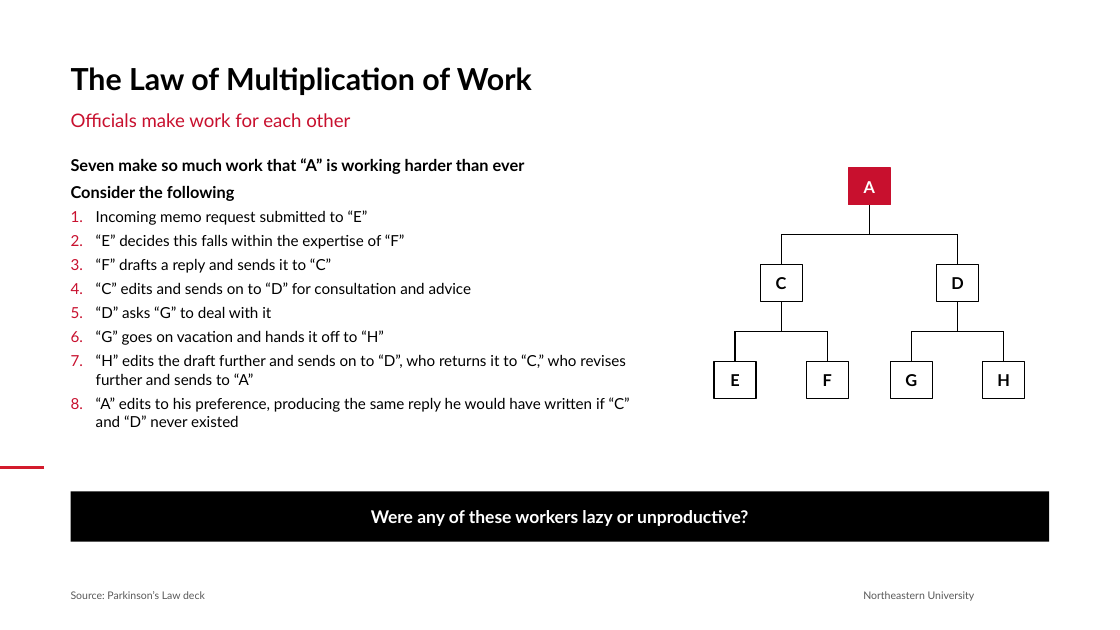
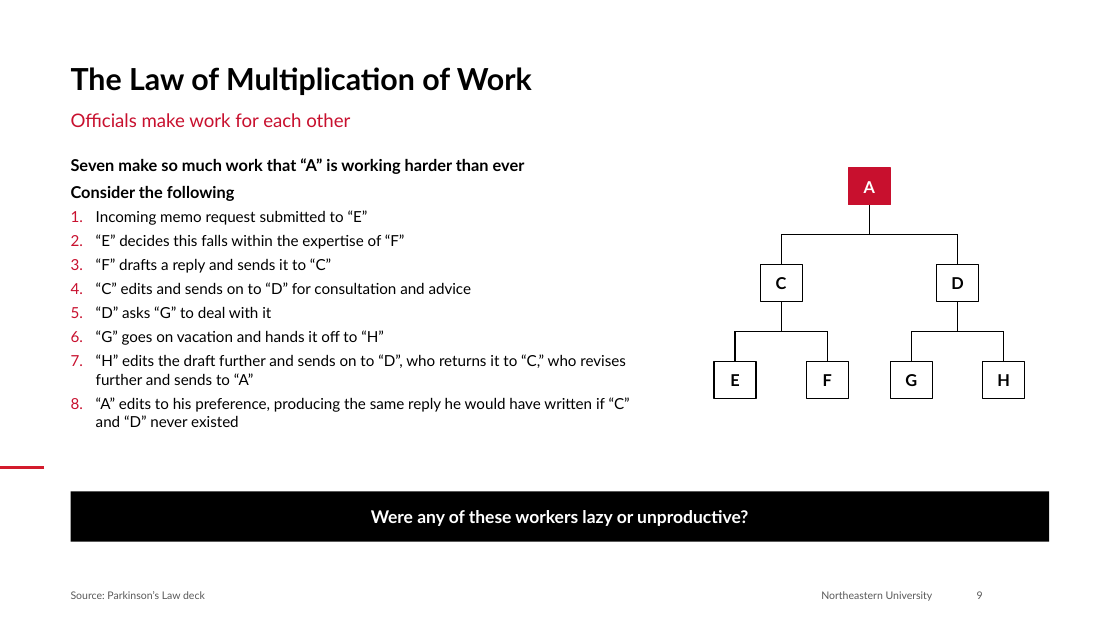
Before and after one commit to brettcsweet/Tonys-repo, a slide deck: slide 9 of 2026-09-29_Role_of_the_Center_Northeastern.pptx. Drawn at 1120x630 pixels with LibreOffice and Linux fonts; fonts in the diff are those of the drawing; background and template pictures are left out. Boxes give left, top, right and bottom in pixels: in the first picture for what was removed or moved away, otherwise in the second. Text is boxed around its words. In the diff, an @@ line names an element or a change of style, - is before the commit and + after.

```diff
--- a/2026-09-29_Role_of_the_Center_Northeastern.pptx
+++ b/2026-09-29_Role_of_the_Center_Northeastern.pptx
@@ text "Northeastern University": place and size @@
-text "Northeastern University" at bbox=[863, 591, 975, 601]
+text "Northeastern University" at bbox=[821, 591, 933, 601]
@@ page number added at bbox=[977, 591, 983, 599], 9 pt, text #595959 @@
+9
```
Also in this commit, not shown: 8 other slides changed.
